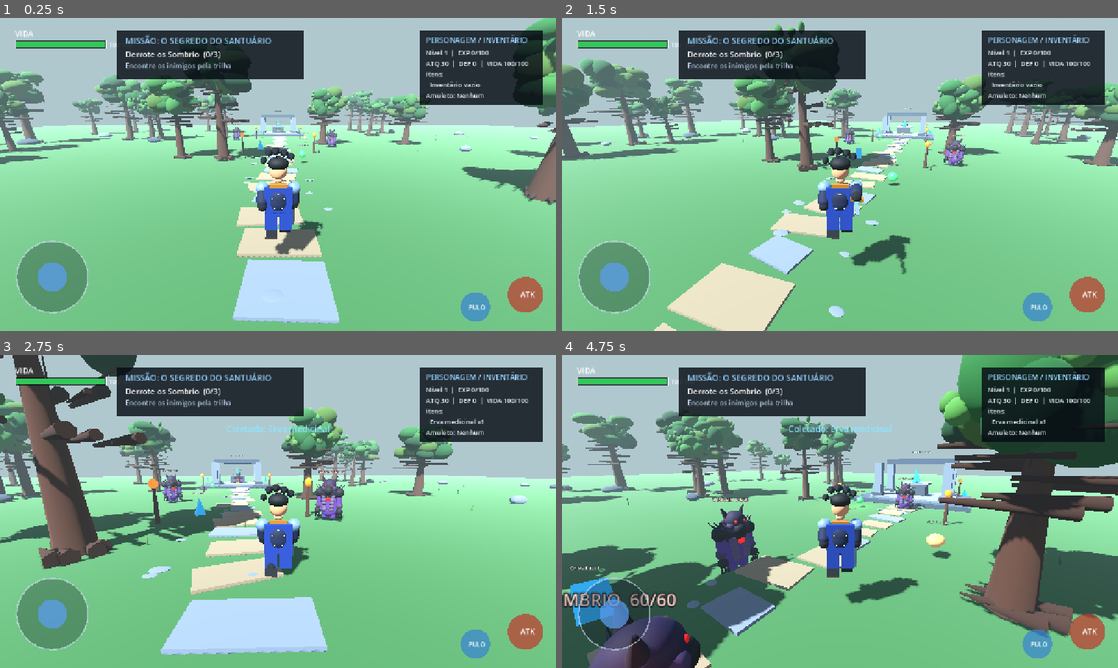
Above: before the commit, frames 1-4 (two rows, left to right).
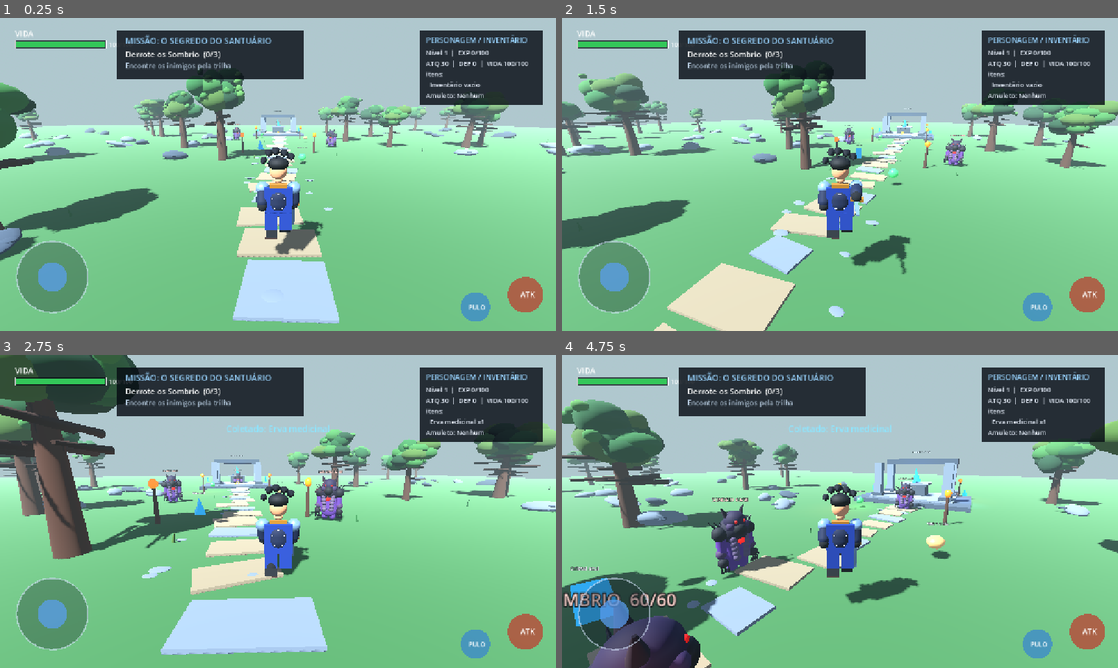
Above: after the commit, the same moments.

Repository: YohBoostel07/Aetheria-Android
Game: Godot game, scene res://scenes/world.tscn
The game is run twice, just before and just after one commit, with the same random seed, the same clock (stepped at 60 frames per second) and the same inputs.
Inputs (mouse positions are in pixels of both pictures, inside the frame that each line leads up to):
- Up to frame 1 (0.25 s): no input
- Up to frame 2 (1.5 s): tap Enter at 0.5 s; move the mouse to (867, 174) at 0.52 s; hold W (move_forward) from 0.53 s (still down); tap J (attack) at 0.6, 1.35 s; click (867, 174) at 0.67 s; tap Space (jump) at 0.77 s; move the mouse to (812, 174) at 1.27 s
- Up to frame 3 (2.75 s): keep holding W (move_forward); tap Space (jump) at 1.52 s; move the mouse to (289, 505) at 2.02 s; tap J (attack) at 2.1 s
- Up to frame 4 (4.75 s): keep holding W (move_forward); move the mouse to (834, 517) at 2.77 s; tap J (attack) at 2.85, 3.6, 4.35 s; click (834, 517) at 2.92 s; tap Space (jump) at 3.02, 3.77, 4.52 s; move the mouse to (878, 514) at 3.52 s; move the mouse to (795, 508) at 4.27 s

The runs differ from the first frame. In frame 1, 15% of the frame differs, in the area x 0-100%, y 0-78%; in frame 2, 16%; in frame 3, 16%; in frame 4, 33%, in the area x 0-100%, y 0-98%.

Commit message:
Add fractured rock clusters and natural stone scatter

Diff:
--- a/scripts/world.gd
+++ b/scripts/world.gd
@@ -167,83 +167,72 @@
     var tree := Node3D.new()
     tree.position = tree_position
     tree.scale = Vector3.ONE * scale_value
-    tree.rotation.y = rng.randf_range(0.0, TAU)
     add_child(tree)
-    var trunk_height := rng.randf_range(4.0, 5.8)
+
+    var trunk_height := rng.randf_range(3.5, 4.5)
     var trunk := MeshInstance3D.new()
     var trunk_mesh := CylinderMesh.new()
-    trunk_mesh.top_radius = rng.randf_range(0.10, 0.17)
-    trunk_mesh.bottom_radius = rng.randf_range(0.34, 0.48)
+    trunk_mesh.top_radius = rng.randf_range(0.13, 0.19)
+    trunk_mesh.bottom_radius = rng.randf_range(0.31, 0.39)
     trunk_mesh.height = trunk_height
-    trunk_mesh.radial_segments = 10
     trunk.mesh = trunk_mesh
     trunk.position.y = trunk_height * 0.5
-    trunk.rotation.z = rng.randf_range(-0.055, 0.055)
+    trunk.rotation.z = rng.randf_range(-0.035, 0.035)
     trunk.material_override = bark_material
     tree.add_child(trunk)
-    for root_index in range(6):
-        var angle := TAU * float(root_index) / 6.0 + rng.randf_range(-0.2, 0.2)
-        var root := MeshInstance3D.new()
-        var root_mesh := CylinderMesh.new()
-        root_mesh.top_radius = 0.025
-        root_mesh.bottom_radius = 0.19
-        root_mesh.height = rng.randf_range(0.75, 1.25)
-        root_mesh.radial_segments = 6
-        root.mesh = root_mesh
-        var direction := Vector3(cos(angle), -0.15, sin(angle))
-        root.position = Vector3(0, 0.20, 0) + direction * 0.42
-        root.look_at(root.position + direction, Vector3.UP)
-        root.rotate_object_local(Vector3.RIGHT, PI * 0.5)
-        root.material_override = branch_material
-        tree.add_child(root)
-    for ridge_index in range(8):
+
+    # Raised bark ridges make the trunk less like a smooth primitive.
+    for ridge_index in range(4):
         var ridge := MeshInstance3D.new()
         var ridge_mesh := CylinderMesh.new()
-        ridge_mesh.top_radius = 0.012
-        ridge_mesh.bottom_radius = 0.045
-        ridge_mesh.height = trunk_height * rng.randf_range(0.55, 0.92)
-        ridge_mesh.radial_segments = 5
+        ridge_mesh.top_radius = 0.025
+        ridge_mesh.bottom_radius = 0.055
+        ridge_mesh.height = trunk_height * rng.randf_range(0.55, 0.88)
         ridge.mesh = ridge_mesh
-        var angle := TAU * float(ridge_index) / 8.0
+        var angle := TAU * float(ridge_index) / 4.0
         ridge.position = Vector3(cos(angle) * 0.19, ridge_mesh.height * 0.5, sin(angle) * 0.19)
+        ridge.rotation.z = rng.randf_range(-0.04, 0.04)
         ridge.material_override = branch_material
         tree.add_child(ridge)
-    for branch_index in range(9):
-        var angle := TAU * float(branch_index) / 9.0 + rng.randf_range(-0.25, 0.25)
-        var start_height := rng.randf_range(1.8, trunk_height - 0.35)
-        var length := rng.randf_range(1.35, 2.45)
-        var rise := rng.randf_range(0.65, 1.45)
+
+    # Several thick, tapered boughs visibly emerge from the trunk.
+    for branch_index in range(6):
+        var angle := TAU * float(branch_index) / 6.0 + rng.randf_range(-0.22, 0.22)
+        var start_height := rng.randf_range(1.65, 2.85)
+        var length := rng.randf_range(1.25, 2.0)
+        var rise := rng.randf_range(0.65, 1.25)
         var direction := Vector3(cos(angle) * length, rise, sin(angle) * length)
-        _create_branch(tree, Vector3(0, start_height, 0), direction, rng.randf_range(0.09, 0.16))
-        if branch_index % 2 == 0:
-            _create_branch(tree, Vector3(0, start_height + 0.3, 0) + direction * 0.55, Vector3(cos(angle + 0.8) * 0.9, 0.7, sin(angle + 0.8) * 0.9), 0.055)
-    var crown_center := Vector3(0, trunk_height + 0.25, 0)
-    for cluster_index in range(28):
+        _create_branch(tree, Vector3(0, start_height, 0), direction, rng.randf_range(0.10, 0.15))
+
+    # A layered, irregular crown made of many overlapping leaf masses.
+    var crown_center := Vector3(0, trunk_height + 0.15, 0)
+    for cluster_index in range(15):
         var angle := rng.randf_range(0.0, TAU)
-        var ring := rng.randf_range(0.35, 1.75)
+        var ring := rng.randf_range(0.25, 1.35)
         var cluster := MeshInstance3D.new()
         var foliage := SphereMesh.new()
-        foliage.radius = rng.randf_range(0.48, 0.83)
-        foliage.height = rng.randf_range(0.9, 1.55)
-        foliage.radial_segments = 12
-        foliage.rings = 8
+        foliage.radius = rng.randf_range(0.58, 0.88)
+        foliage.height = rng.randf_range(1.05, 1.65)
+        foliage.radial_segments = 10
+        foliage.rings = 6
         cluster.mesh = foliage
-        cluster.position = crown_center + Vector3(cos(angle) * ring, rng.randf_range(-0.65, 1.35), sin(angle) * ring)
-        cluster.scale = Vector3(rng.randf_range(0.85, 1.42), rng.randf_range(0.7, 1.15), rng.randf_range(0.85, 1.35))
-        cluster.rotation = Vector3(rng.randf_range(-0.25, 0.25), angle, rng.randf_range(-0.25, 0.25))
+        cluster.position = crown_center + Vector3(cos(angle) * ring, rng.randf_range(-0.45, 1.15), sin(angle) * ring)
+        cluster.scale = Vector3(rng.randf_range(0.9, 1.35), rng.randf_range(0.75, 1.1), rng.randf_range(0.9, 1.3))
         cluster.material_override = leaf_materials[rng.randi_range(0, leaf_materials.size() - 1)]
         tree.add_child(cluster)
-    for leaf_index in range(34):
+
+    # Smaller brighter leaf clusters break up the silhouette and add depth.
+    for leaf_index in range(10):
         var angle := rng.randf_range(0.0, TAU)
         var leaf := MeshInstance3D.new()
         var leaf_mesh := SphereMesh.new()
-        leaf_mesh.radius = rng.randf_range(0.13, 0.25)
-        leaf_mesh.height = rng.randf_range(0.32, 0.62)
+        leaf_mesh.radius = rng.randf_range(0.18, 0.31)
+        leaf_mesh.height = rng.randf_range(0.28, 0.48)
         leaf_mesh.radial_segments = 8
-        leaf_mesh.rings = 6
+        leaf_mesh.rings = 5
         leaf.mesh = leaf_mesh
-        leaf.position = crown_center + Vector3(cos(angle) * rng.randf_range(0.65, 1.9), rng.randf_range(-0.45, 1.6), sin(angle) * rng.randf_range(0.65, 1.9))
-        leaf.rotation = Vector3(rng.randf_range(-0.65, 0.65), angle, rng.randf_range(-0.65, 0.65))
+        leaf.position = crown_center + Vector3(cos(angle) * rng.randf_range(0.55, 1.55), rng.randf_range(-0.35, 1.4), sin(angle) * rng.randf_range(0.55, 1.55))
+        leaf.rotation = Vector3(rng.randf_range(-0.5, 0.5), angle, rng.randf_range(-0.5, 0.5))
         leaf.material_override = leaf_light_materials[rng.randi_range(0, leaf_light_materials.size() - 1)]
         tree.add_child(leaf)
 
@@ -262,19 +251,31 @@
     parent.add_child(branch)
 
 func _create_rock_fields() -> void:
-    for i in range(30):
+    for i in range(68):
         var rock := MeshInstance3D.new()
         var mesh := SphereMesh.new()
-        mesh.radius = rng.randf_range(0.35, 0.85)
-        mesh.height = mesh.radius * 1.5
+        mesh.radius = rng.randf_range(0.32, 1.05)
+        mesh.height = mesh.radius * rng.randf_range(1.05, 1.65)
+        mesh.radial_segments = 9
+        mesh.rings = 6
         rock.mesh = mesh
-        rock.scale = Vector3(rng.randf_range(0.9, 1.7), rng.randf_range(0.65, 1.1), rng.randf_range(0.8, 1.4))
-        rock.position = Vector3(rng.randf_range(-48, 48), 0.28, rng.randf_range(-48, 48))
+        rock.scale = Vector3(rng.randf_range(0.85, 1.75), rng.randf_range(0.55, 1.0), rng.randf_range(0.8, 1.55))
+        rock.rotation = Vector3(rng.randf_range(-0.3, 0.3), rng.randf_range(0, TAU), rng.randf_range(-0.3, 0.3))
+        rock.position = Vector3(rng.randf_range(-48, 48), 0.25, rng.randf_range(-48, 48))
         if rock.position.distance_to(Vector3(0, 0, 4)) < 8.0 or (absf(rock.position.x) < 3.0 and rock.position.z < 7.0 and rock.position.z > -38.0):
-            rock.queue_free()
             continue
-        rock.material_override = stone_material if i % 2 == 0 else dark_stone_material
+        rock.material_override = stone_material if i % 3 != 0 else dark_stone_material
         add_child(rock)
+        for chip_index in range(2):
+            var chip := MeshInstance3D.new()
+            var chip_mesh := SphereMesh.new()
+            chip_mesh.radius = rng.randf_range(0.12, 0.24)
+            chip_mesh.height = chip_mesh.radius * 1.2
+            chip.mesh = chip_mesh
+            chip.scale = Vector3(1.4, 0.7, 1.1)
+            chip.position = rock.position + Vector3(rng.randf_range(-0.8, 0.8), 0.12, rng.randf_range(-0.8, 0.8))
+            chip.material_override = dark_stone_material
+            add_child(chip)
 
 func _create_ancient_shrine() -> void:
     var shrine := Node3D.new()
